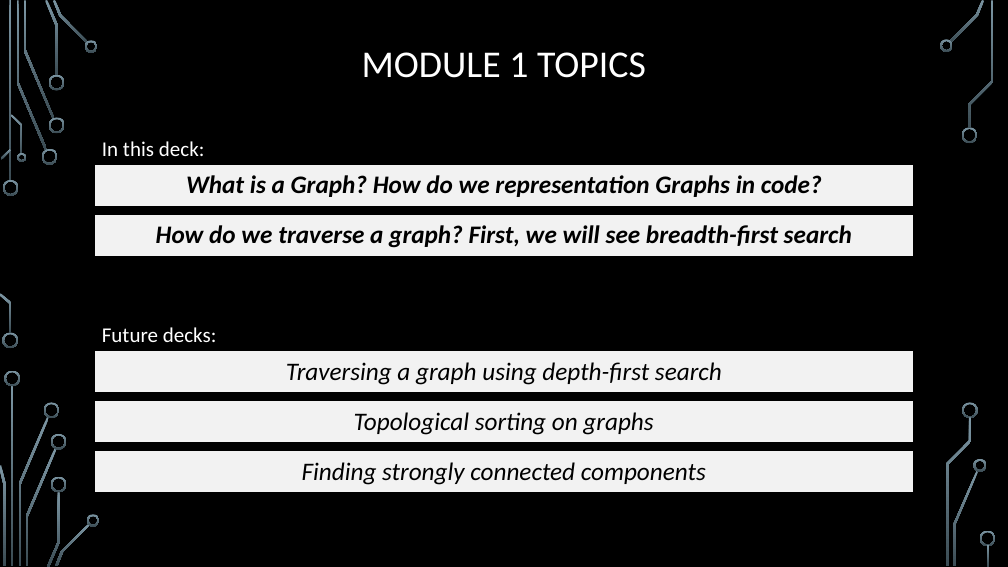
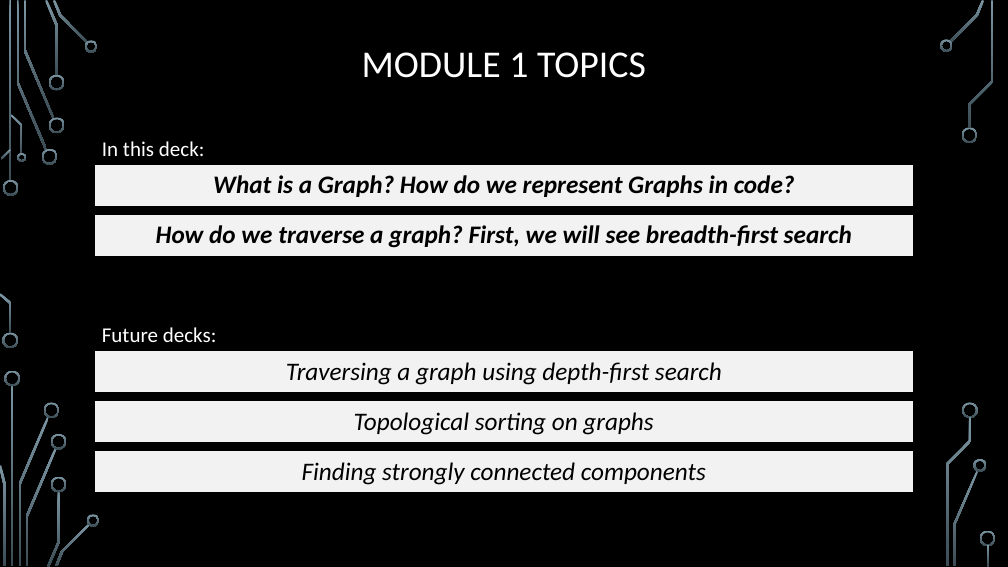
Before and after one commit to markfloryan/dsa2, a slide deck: slide 3 of slides/01-1-GraphsIntroBFS.pptx. Drawn at 1008x567 pixels with LibreOffice and Linux fonts; fonts in the diff are those of the drawing; background and template pictures are left out. Boxes give left, top, right and bottom in pixels: in the first picture for what was removed or moved away, otherwise in the second. Text is boxed around its words. In the diff, an @@ line names an element or a change of style, - is before the commit and + after.

```diff
--- a/slides/01-1-GraphsIntroBFS.pptx
+++ b/slides/01-1-GraphsIntroBFS.pptx
@@ text at [213, 175, 795, 197]: text changed @@
-What is a Graph? How do we representation Graphs in code?
+What is a Graph? How do we represent Graphs in code?
```
Also in this commit, not shown: 3 other slides changed, 2 other files.
